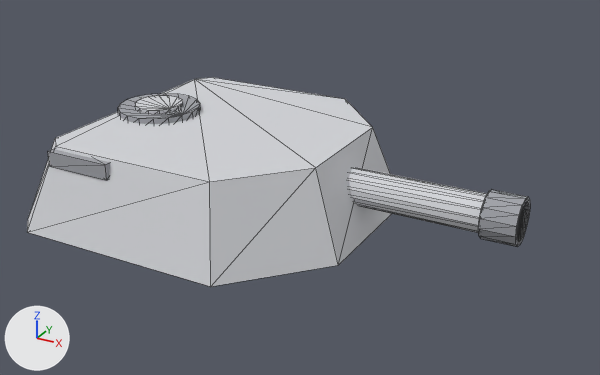
The OBJ model Models/vge_gun_gauss.obj as it was, and as the next commit left it.
Both versions are drawn from a camera (50 mm lens) standing at (2.92, -4.47, 2.5) and looking at (0.48, -0.04, 0.28). The lights are fixed; the arrows at lower left show +X, +Y and +Z. The older version comes first. Mesh edges are drawn as thin lines. Where no turn or scale is listed for an object, it has been applied to the vertices.

Names of what the first picture shows: 'vge_gun_gauss_1', 'vge_gun_gauss_2', 'vge_gun_gauss_3', 'vge_gun_gauss_4', 'vge_gun_gauss_6', 'vge_gun_gauss_7'.
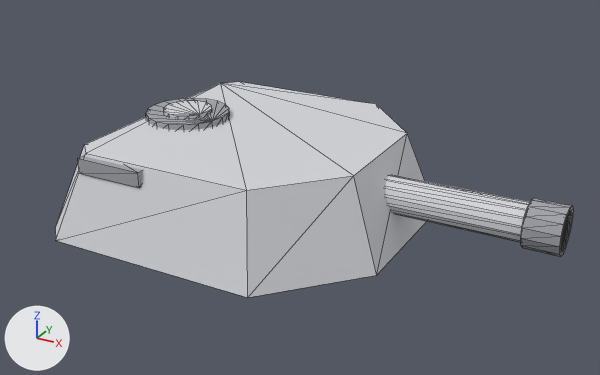
Commit message: VGE B5: guns moved forward along the barrel by VGE's turretTopOffset (0.25), as VGE draws them

Where the change shows, as pixel boxes [x1, y1, x2, y2] in the pictures (600 x 375 px):
```json
{"object": "vge_gun_gauss_1", "change": "moved", "before": [27, 78, 392, 287], "after": [55, 82, 427, 298]}
{"object": "vge_gun_gauss_6", "change": "moved", "before": [349, 167, 529, 241], "after": [385, 175, 572, 247]}
{"object": "vge_gun_gauss_7", "change": "moved", "before": [478, 190, 530, 247], "after": [521, 198, 573, 257]}
{"object": "vge_gun_gauss_2", "change": "moved", "before": [118, 93, 200, 124], "after": [146, 98, 230, 130]}
{"object": "vge_gun_gauss_4", "change": "moved", "before": [48, 149, 110, 180], "after": [78, 156, 143, 188]}
{"object": "vge_gun_gauss_3", "change": "moved", "before": [135, 96, 183, 113], "after": [164, 101, 212, 119]}
```

The change, as JSON lines over the scene's bpy script:
```json
{"block": "me_vge_gun_gauss_1", "where": "# used by ob_vge_gun_gauss_1; location = (0.0, 0.0, 0.0)"}
{"op": "remove", "block": "me_vge_gun_gauss_1", "code": "me_vge_gun_gauss_1.from_pydata(...)  # 16 vertices, 28 faces; spans x -1.1..1.0, y -1.08..1.08, z 0.06..0.62"}
{"op": "add", "block": "me_vge_gun_gauss_1", "code": "me_vge_gun_gauss_1.from_pydata(...)  # 16 vertices, 28 faces; spans x -0.85..1.25, y -1.08..1.08, z 0.06..0.62"}
{"block": "me_vge_gun_gauss_1", "change": "me_vge_gun_gauss_1 part 1: the whole mesh is moved by (0.25, 0.0, 0.0)"}
{"block": "me_vge_gun_gauss_2", "where": "# used by ob_vge_gun_gauss_2; location = (0.0, 0.0, 0.0)"}
{"op": "remove", "block": "me_vge_gun_gauss_2", "code": "me_vge_gun_gauss_2.from_pydata(...)  # 36 vertices, 68 faces; spans x -0.97..-0.39, y -0.286..0.286, z 0.58..0.66"}
{"op": "add", "block": "me_vge_gun_gauss_2", "code": "me_vge_gun_gauss_2.from_pydata(...)  # 36 vertices, 68 faces; spans x -0.72..-0.14, y -0.286..0.286, z 0.58..0.66"}
{"block": "me_vge_gun_gauss_2", "change": "me_vge_gun_gauss_2 part 2: the whole mesh is moved by (0.25, 0.0, 0.0)"}
{"block": "me_vge_gun_gauss_3", "where": "# used by ob_vge_gun_gauss_3; location = (0.0, 0.0, 0.0)"}
{"op": "remove", "block": "me_vge_gun_gauss_3", "code": "me_vge_gun_gauss_3.from_pydata(...)  # 28 vertices, 52 faces; spans x -0.85..-0.51, y -0.166..0.166, z 0.62..0.68"}
{"op": "add", "block": "me_vge_gun_gauss_3", "code": "me_vge_gun_gauss_3.from_pydata(...)  # 28 vertices, 52 faces; spans x -0.6..-0.26, y -0.166..0.166, z 0.62..0.68"}
{"block": "me_vge_gun_gauss_3", "change": "me_vge_gun_gauss_3 part 3: the whole mesh is moved by (0.25, 0.0, 0.0)"}
{"block": "me_vge_gun_gauss_4", "where": "# used by ob_vge_gun_gauss_4; location = (0.0, 0.0, 0.0)"}
{"op": "remove", "block": "me_vge_gun_gauss_4", "code": "me_vge_gun_gauss_4.from_pydata(...)  # 8 vertices, 12 faces; spans x -0.84..-0.37, y -0.94..-0.76, z 0.5..0.6"}
{"op": "add", "block": "me_vge_gun_gauss_4", "code": "me_vge_gun_gauss_4.from_pydata(...)  # 8 vertices, 12 faces; spans x -0.59..-0.12, y -0.94..-0.76, z 0.5..0.6"}
{"block": "me_vge_gun_gauss_4", "change": "me_vge_gun_gauss_4 part 4: the whole mesh is moved by (0.25, 0.0, 0.0)"}
{"block": "me_vge_gun_gauss_6", "where": "# used by ob_vge_gun_gauss_6; location = (0.0, 0.0, 0.0)"}
{"op": "remove", "block": "me_vge_gun_gauss_6", "code": "me_vge_gun_gauss_6.from_pydata(...)  # 28 vertices, 52 faces; spans x 0.42..1.95, y -0.12..0.12, z 0.24..0.48"}
{"op": "add", "block": "me_vge_gun_gauss_6", "code": "me_vge_gun_gauss_6.from_pydata(...)  # 28 vertices, 52 faces; spans x 0.67..2.2, y -0.12..0.12, z 0.24..0.48"}
{"block": "me_vge_gun_gauss_6", "change": "me_vge_gun_gauss_6 part 5: the whole mesh is moved by (0.25, 0.0, 0.0)"}
{"block": "me_vge_gun_gauss_7", "where": "# used by ob_vge_gun_gauss_7; location = (0.0, 0.0, 0.0)"}
{"op": "remove", "block": "me_vge_gun_gauss_7", "code": "me_vge_gun_gauss_7.from_pydata(...)  # 28 vertices, 52 faces; spans x 1.73..1.95, y -0.146..0.146, z 0.21..0.51"}
{"op": "add", "block": "me_vge_gun_gauss_7", "code": "me_vge_gun_gauss_7.from_pydata(...)  # 28 vertices, 52 faces; spans x 1.98..2.2, y -0.146..0.146, z 0.21..0.51"}
{"block": "me_vge_gun_gauss_7", "change": "me_vge_gun_gauss_7 part 6: the whole mesh is moved by (0.25, 0.0, 0.0)"}
```
